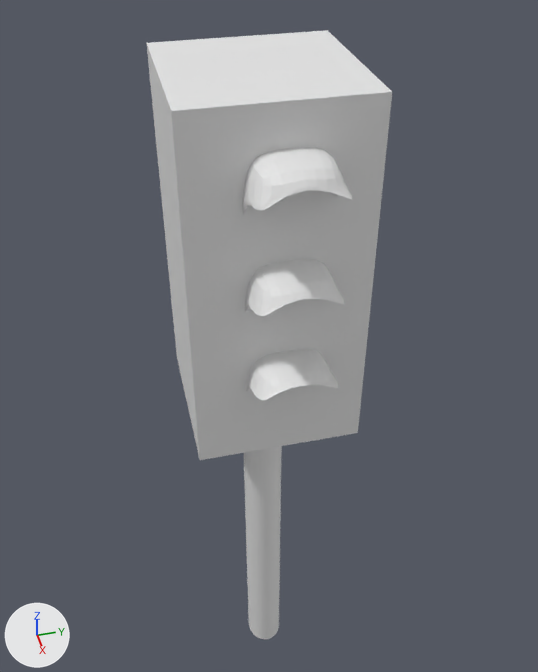
A saved change to the Blender file CarGL.V2.1 (Shaders)/Modelos/semaforo.blend.
Both versions are drawn from a camera (50 mm lens) standing at (7.23, -1.51, 12.1) and looking at (-0.56, 0.35, 5.94). The lights are fixed; the arrows at lower left show +X, +Y and +Z.

The older version as bpy lines, for what is in view:
```python
ob_cube = bpy.data.objects.new('Cube', me_cube_005)
ob_cube.location = (-0.01, 0.12, 7.59)
ob_cube.scale = (1.0, 1.0, 2.15)
ob_cube_001 = bpy.data.objects.new('Cube.001', me_cube_006)
ob_cube_001.location = (1.07, 0.18, 8.85)
ob_cube_001.scale = (0.468, 0.468, 0.468)
ob_cube_002 = bpy.data.objects.new('Cube.002', me_cube_008)
ob_cube_002.location = (1.07, 0.18, 7.65)
ob_cube_002.scale = (0.468, 0.468, 0.468)
ob_cube_003 = bpy.data.objects.new('Cube.003', me_cube_009)
ob_cube_003.location = (1.07, 0.18, 6.47)
ob_cube_003.scale = (0.468, 0.468, 0.468)
ob_cylinder = bpy.data.objects.new('Cylinder', me_cylinder)
ob_cylinder.location = (0.01, 0.12, 2.84)
ob_cylinder.scale = (0.321, 0.266, 2.83)
ob_sphere = bpy.data.objects.new('Sphere', me_sphere)
ob_sphere.location = (1.456, 0.215, 8.404)
ob_sphere.scale = (0.725, 0.725, 0.725)
ob_sphere_001 = bpy.data.objects.new('Sphere.001', me_sphere_001)
ob_sphere_001.location = (1.456, 0.215, 7.26)
ob_sphere_001.scale = (0.725, 0.725, 0.725)
ob_sphere_002 = bpy.data.objects.new('Sphere.002', me_sphere_002)
ob_sphere_002.location = (1.456, 0.215, 6.159)
ob_sphere_002.scale = (0.725, 0.725, 0.725)
```
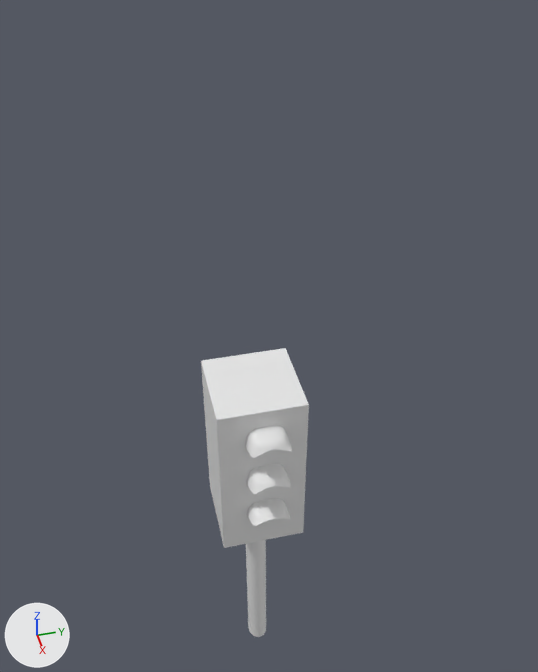
ob_sphere_002 is not drawn itself; it is used by a modifier of ob_cube_003.
ob_sphere_001 is not drawn itself; it is used by a modifier of ob_cube_002.
ob_sphere is not drawn itself; it is used by a modifier of ob_cube_001.

Pixel boxes (x1, y1, x2, y2) of what changed, in the pictures (538 x 672 px):
'Cube', reshaped, moved, rescaled
    before: (147, 30, 392, 460)
    after: (201, 348, 309, 637)
'Cylinder', deleted
    before: (244, 446, 282, 639)
'Cube.001', deleted
    before: (243, 148, 352, 216)
'Cube.002', deleted
    before: (245, 259, 344, 316)
'Cube.003', deleted
    before: (247, 349, 338, 400)
part 1 of me_cube_005, added
    after: (246, 540, 266, 637)
part 2 of me_cube_005, added
    after: (247, 498, 290, 526)
part 3 of me_cube_005, added
    after: (246, 464, 291, 494)
part 4 of me_cube_005, added
    after: (246, 426, 292, 458)

Patch to the scene script:
```diff
--- a/CarGL.V2.1 (Shaders)/Modelos/semaforo.blend.py
+++ b/CarGL.V2.1 (Shaders)/Modelos/semaforo.blend.py
@@ me_cube_005 @@
 # used by ob_cube; location = (-0.01, 0.12, 7.59); scale = (1.0, 1.0, 2.15)
-me_cube_005.from_pydata(...)  # 16 vertices, 14 faces; spans x -1.0..1.0, y -1.0..1.0, z -1.0..1.0
+me_cube_005.from_pydata(...)  # 32214 vertices, 32176 faces; spans x -1.0..1.55, y -1.0..1.0, z -3.52..1.0
+# me_cube_005 part 1: a new loose piece, a 32-sided cylinder along z spanning x -0.3..0.34, y -0.27..0.26, z -3.52..-0.89
+# me_cube_005 part 2: a new loose piece of 11074 vertices spanning x 0.61..1.55, y -0.4..0.53, z -0.74..-0.31
+# me_cube_005 part 3: a new loose piece of 10530 vertices spanning x 0.61..1.55, y -0.4..0.53, z -0.19..0.24
+# me_cube_005 part 4: a new loose piece of 10530 vertices spanning x 0.61..1.55, y -0.4..0.53, z 0.37..0.8
@@ ob_sphere_002 @@
-ob_sphere_002 = bpy.data.objects.new('Sphere.002', me_sphere_002)
-ob_sphere_002.location = (1.456, 0.215, 6.159)
-ob_sphere_002.scale = (0.725, 0.725, 0.725)
-ob_sphere_002.hide_viewport = True
@@ ob_sphere_001 @@
-ob_sphere_001 = bpy.data.objects.new('Sphere.001', me_sphere_001)
-ob_sphere_001.location = (1.456, 0.215, 7.26)
-ob_sphere_001.scale = (0.725, 0.725, 0.725)
-ob_sphere_001.hide_viewport = True
@@ ob_cube_003 @@
-ob_cube_003 = bpy.data.objects.new('Cube.003', me_cube_009)
-ob_cube_003.location = (1.07, 0.18, 6.47)
-ob_cube_003.scale = (0.468, 0.468, 0.468)
-_m = ob_cube_003.modifiers.new('Boolean', 'BOOLEAN')
-_m.object = ob_sphere_002
-_m.solver = 'FLOAT'
-_m = ob_cube_003.modifiers.new('Subsurf', 'SUBSURF')
-_m.levels = 3
@@ ob_sphere @@
-ob_sphere = bpy.data.objects.new('Sphere', me_sphere)
-ob_sphere.location = (1.456, 0.215, 8.404)
-ob_sphere.scale = (0.725, 0.725, 0.725)
-ob_sphere.hide_viewport = True
@@ ob_cube_002 @@
-ob_cube_002 = bpy.data.objects.new('Cube.002', me_cube_008)
-ob_cube_002.location = (1.07, 0.18, 7.65)
-ob_cube_002.scale = (0.468, 0.468, 0.468)
-_m = ob_cube_002.modifiers.new('Boolean', 'BOOLEAN')
-_m.object = ob_sphere_001
-_m.solver = 'FLOAT'
-_m = ob_cube_002.modifiers.new('Subsurf', 'SUBSURF')
-_m.levels = 3
@@ ob_cube_001 @@
-ob_cube_001 = bpy.data.objects.new('Cube.001', me_cube_006)
-ob_cube_001.location = (1.07, 0.18, 8.85)
-ob_cube_001.scale = (0.468, 0.468, 0.468)
-_m = ob_cube_001.modifiers.new('Boolean', 'BOOLEAN')
-_m.object = ob_sphere
-_m.solver = 'FLOAT'
-_m = ob_cube_001.modifiers.new('Subsurf', 'SUBSURF')
-_m.levels = 3
@@ ob_cube @@
 ob_cube = bpy.data.objects.new('Cube', me_cube_005)
-ob_cube.location = (-0.01, 0.12, 7.59)
-ob_cube.scale = (1.0, 1.0, 2.15)
+ob_cube.location = (0.0, 0.0, 4.4)
+ob_cube.scale = (0.591, 0.591, 1.27)
@@ ob_cylinder @@
-ob_cylinder = bpy.data.objects.new('Cylinder', me_cylinder)
-ob_cylinder.location = (0.01, 0.12, 2.84)
-ob_cylinder.scale = (0.321, 0.266, 2.83)
```
